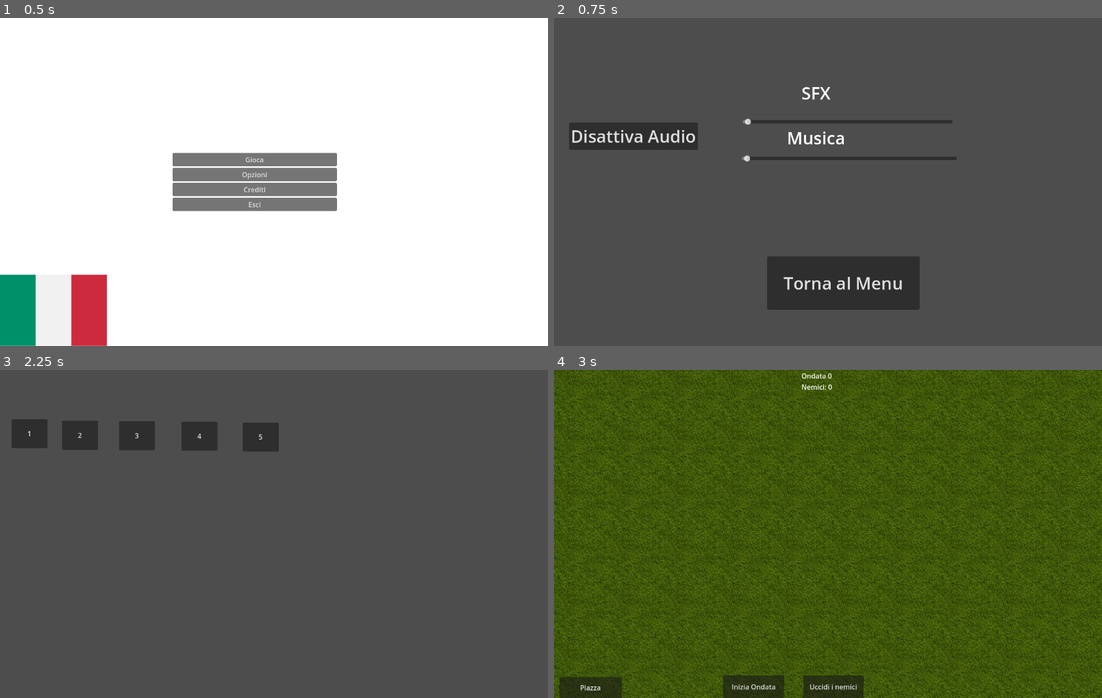
Above: before the commit, frames 1-4 (two rows, left to right).
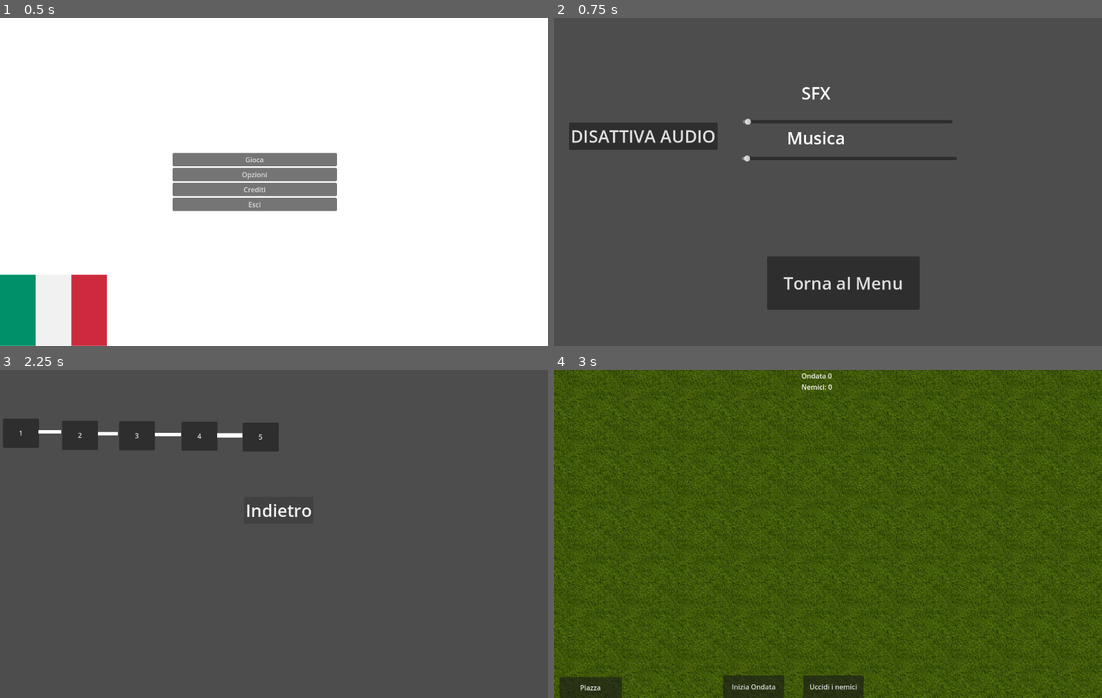
Above: after the commit, the same moments.

Repository: Gabbosenpai/Project-Hydra
Game: Godot game, scene res://Scenes/menu.tscn
Two runs of this game, one before a commit and one after it. Both use one fixed random seed, a clock stepped at 60 frames per second and the inputs below. Sound files missing from this copy of the repository are replaced by a short silence.
Inputs:
- Up to frame 1 (0.5 s): no input
- Up to frame 2 (0.75 s): click "Opzioni" at 0.5 s
- Up to frame 3 (2.25 s): click "Torna al Menu" at 1.25 s; click "Gioca" at 2 s
- Up to frame 4 (3 s): click "1" at 2.75 s

Frame 1 is identical in both runs. In frame 2, 0.8% of the frame differs, in the area x 5-30%, y 31-41%; in frame 3, 0.7%; in frame 4, nothing differs.

Commit message:
aggiunta musiche, modifica mappa, pulsanti indietro e fix bug muto

Diff:
--- a/Scenes/level_selection.tscn
+++ b/Scenes/level_selection.tscn
@@ -11,10 +11,10 @@
 
 [node name="Level1" type="Button" parent="."]
 layout_mode = 0
-offset_left = 27.0
-offset_top = 115.0
-offset_right = 111.0
-offset_bottom = 183.0
+offset_left = 7.0
+offset_top = 114.0
+offset_right = 91.0
+offset_bottom = 182.0
 text = "1"
 
 [node name="Level2" type="Button" parent="."]
@@ -49,4 +49,42 @@
 offset_bottom = 191.0
 text = "5"
 
+[node name="BackButton" type="Button" parent="."]
+layout_mode = 0
+offset_left = 570.0
+offset_top = 297.0
+offset_right = 640.0
+offset_bottom = 328.0
+theme_override_font_sizes/font_size = 40
+text = "Indietro"
+
+[node name="ColorRect" type="ColorRect" parent="."]
+layout_mode = 0
+offset_left = 507.0
+offset_top = 148.0
+offset_right = 566.0
+offset_bottom = 158.0
+
+[node name="ColorRect2" type="ColorRect" parent="."]
+offset_left = 362.0
+offset_top = 147.0
+offset_right = 423.0
+offset_bottom = 155.0
+
+[node name="ColorRect3" type="ColorRect" parent="."]
+offset_left = 229.0
+offset_top = 145.0
+offset_right = 275.0
+offset_bottom = 153.0
+
+[node name="ColorRect4" type="ColorRect" parent="."]
+offset_left = 90.0
+offset_top = 141.0
+offset_right = 143.0
+offset_bottom = 149.0
+
 [connection signal="pressed" from="Level1" to="." method="_on_level_1_pressed"]
+[connection signal="pressed" from="Level3" to="." method="_on_level_3_pressed"]
+[connection signal="pressed" from="Level4" to="." method="_on_level_4_pressed"]
+[connection signal="pressed" from="Level5" to="." method="_on_level_5_pressed"]
+[connection signal="pressed" from="BackButton" to="." method="_on_back_button_pressed"]
--- a/Scripts/AudioManager.gd
+++ b/Scripts/AudioManager.gd
@@ -1,4 +1,6 @@
 extends Node
+
+var initialized: bool = false
 
 # Volume attuale
 var music_volume: float = 0.01
@@ -13,17 +15,17 @@
 var sfx_player: AudioStreamPlayer = null
 
 func _ready():
+	if initialized:
+		return  # Evita di re-inizializzare se già fatto
+
+	initialized = true  # Segna come inizializzato
+
 	# CREA E CONFIGURA IL MUSIC PLAYER
 	music_player = AudioStreamPlayer.new()
 	music_player.name = "MusicPlayer"
 	music_player.bus = "Music"
+	music_player.connect("finished", Callable(self, "_on_music_finished"))
 	add_child(music_player)
-
-	# Carica e suona la musica di sottofondo
-	var music_stream = preload("res://Assets/Sound/OST/Quincas Moreira - Robot City ♫ NO COPYRIGHT 8-bit Music (MENU AUDIO).mp3")
-	music_player.stream = music_stream
-	music_player.volume_db = linear_to_db(music_volume)
-	music_player.play()
 
 	# CREA E CONFIGURA IL SFX PLAYER
 	sfx_player = AudioStreamPlayer.new()
@@ -32,50 +34,53 @@
 	add_child(sfx_player)
 	sfx_player.volume_db = linear_to_db(sfx_volume)
 
+	# Carica e suona la musica iniziale solo se non sta già suonando
+	var music_stream = preload("res://Assets/Sound/OST/Quincas Moreira - Robot City ♫ NO COPYRIGHT 8-bit Music (MENU AUDIO).mp3")
+	play_music(music_stream)
+# Loop manuale della musica
+func _on_music_finished():
+	music_player.play()
+
 # Cambia il volume della musica
 func set_music_volume(vol: float) -> void:
 	vol = clamp(vol, 0.0, 1.0)
-	music_volume = vol  # Sempre aggiorna il valore reale del volume
-
+	music_volume = vol
 	if is_music_muted:
-		# Se è mutato, non cambiare il volume del player
-		if music_player:
-			music_player.volume_db = linear_to_db(0.0)
+		music_player.volume_db = linear_to_db(0.0)
 	else:
-		# Altrimenti aggiorna normalmente
-		if music_player:
-			music_player.volume_db = linear_to_db(music_volume)
-
-
-
+		music_player.volume_db = linear_to_db(music_volume)
 
 # Cambia il volume degli effetti
 func set_sfx_volume(vol: float) -> void:
 	sfx_volume = clamp(vol, 0.0, 1.0)
-	if sfx_player:
-		sfx_player.volume_db = linear_to_db(sfx_volume)
+	sfx_player.volume_db = linear_to_db(sfx_volume)
 
 # Suona un effetto sonoro
 func play_sfx(sfx_stream: AudioStream) -> void:
-	if sfx_player:
-		sfx_player.stream = sfx_stream
-		sfx_player.play()
+	sfx_player.stream = sfx_stream
+	sfx_player.play()
 
 # Mute/unmute musica
 func toggle_music_mute() -> void:
 	is_music_muted = !is_music_muted
+	if is_music_muted:
+		music_player.volume_db = linear_to_db(0.0)
+	else:
+		music_player.volume_db = linear_to_db(music_volume)
 
-	if is_music_muted:
-		if music_player:
+# Cambia la musica
+func play_music(music_stream: AudioStream) -> void:
+	if music_player:
+		if music_player.stream == music_stream and music_player.playing:
+			return  # Sta già suonando questa traccia
+
+		music_player.stop()
+		music_player.stream = music_stream
+		music_player.seek(0)
+
+		if is_music_muted:
 			music_player.volume_db = linear_to_db(0.0)
-	else:
-		if music_player:
+		else:
 			music_player.volume_db = linear_to_db(music_volume)
 
-
-func play_music(music_stream: AudioStream) -> void:
-	if music_player:
-		music_player.stop()
-		music_player.stream = music_stream
-		music_player.volume_db = linear_to_db(music_volume)
 		music_player.play()
--- a/Scripts/Main Menu/level_selection.gd
+++ b/Scripts/Main Menu/level_selection.gd
@@ -5,5 +5,25 @@
 func _on_level_1_pressed() -> void:
 	var level_music = preload("res://Assets/Sound/OST/The Whole Other - 8-Bit Dreamscape NO COPYRIGHT 8-bit Music( PRIMA WAVE LEVEL).mp3")
 	AudioManager.play_music(level_music)
+	get_tree().change_scene_to_file("res://Scenes/Lvl1.tscn")
 
-	get_tree().change_scene_to_file("res://Scenes/Lvl1.tscn")
+#musica da scegliere
+#func _on_level_2_pressed() -> void:
+#	var level_music = preload("res://Assets/Sound/OST/.mp3")
+#	AudioManager.play_music(level_music)
+
+func _on_level_3_pressed() -> void:
+	var level_music = preload("res://Assets/Sound/OST/8-Bit Boss Battle： 4 - By EliteFerrex (ADVANCED WAVE LEVEL).mp3")
+	AudioManager.play_music(level_music)
+
+func _on_level_4_pressed() -> void:
+	var level_music = preload("res://Assets/Sound/OST/8Bit Boss Chiptune - Boss Theme - Sawsquarenoise · Free Copyright-Safe Music (WAVE OST).mp3")
+	AudioManager.play_music(level_music)
+
+func _on_level_5_pressed() -> void:
+	var level_music = preload("res://Assets/Sound/OST/8 Bit⧸16 Bit Music  - ＂This Is Our Only Chance!＂(FINAL LEVEL).mp3")
+	AudioManager.play_music(level_music)
+
+
+func _on_back_button_pressed() -> void:
+	get_tree().change_scene_to_file("res://Scenes/menu.tscn")
--- a/Scripts/Main Menu/menu.gd
+++ b/Scripts/Main Menu/menu.gd
@@ -3,6 +3,12 @@
 @onready var play_button = $VBoxContainer/PlayButton
 @onready var quit_button = $VBoxContainer/QuitButton
 @onready var credits_button = $VBoxContainer/CreditsButton
+
+func _ready():
+	var menu_music = preload("res://Assets/Sound/OST/Quincas Moreira - Robot City ♫ NO COPYRIGHT 8-bit Music (MENU AUDIO).mp3")
+	AudioManager.play_music(menu_music)
+
+
 
 #se clicco gioca ferma l'OST del menù
 func _on_play_button_pressed() -> void:
--- a/Scripts/Main Menu/opzioni.gd
+++ b/Scripts/Main Menu/opzioni.gd
@@ -11,9 +11,15 @@
 	music_slider.connect("value_changed", Callable(self, "_on_music_slider_changed"))
 	sfx_slider.connect("value_changed", Callable(self, "_on_sfx_slider_changed"))
 	back_button.connect("pressed", Callable(self, "_on_back_pressed"))
+	# 🔽 Sincronizza il testo del pulsante mute
+	if AudioManager.is_music_muted:
+		$MuteButton.text = "RIATTIVA AUDIO"
+	else:
+		$MuteButton.text = "DISATTIVA AUDIO"
 
 func _on_music_slider_changed(value):
 	AudioManager.set_music_volume(value / 100.0)
+
 
 func _on_sfx_slider_changed(value):
 	AudioManager.set_sfx_volume(value / 100.0)
--- a/Scripts/main.gd
+++ b/Scripts/main.gd
@@ -56,6 +56,10 @@
 # Modalità d’uso dell’utente: nessuna azione, piazzamento o rimozione pianta
 enum Mode { NONE, PLACE, REMOVE }
 var current_mode = Mode.NONE
+
+func _ready():
+	var level_music = preload("res://Assets/Sound/OST/The Whole Other - 8-Bit Dreamscape NO COPYRIGHT 8-bit Music( PRIMA WAVE LEVEL).mp3")
+	AudioManager.play_music(level_music)
 
 # --- FUNZIONE CHIAMATA OGNI FRAME ---
 func _process(_delta):
@@ -297,14 +301,23 @@
 
 func _on_retry_button_pressed() -> void:
 	get_tree().paused = false
+
+	# 🔴 Interrompi completamente la musica prima di cambiare scena
+	AudioManager.music_player.stop()
+	AudioManager.music_player.stream = null
+
 	get_tree().change_scene_to_file("res://Scenes/Lvl1.tscn")
+
+
+
+
 
 
 func _on_exit_button_pressed() -> void:
 	get_tree().paused = false
 	get_tree().change_scene_to_file("res://Scenes/menu.tscn")  # Torna al menu
-	AudioManager.set_music_volume(0.01)
-	AudioManager.music_player.play()
+
+
 
 func enemy_reached_base():
 	show_game_over()
Not shown, removed: Assets/Sound/OST/8 Bit-16 Bit Music -This Is Our Only Chance!(FINAL WAVE LEVEL).mp3.import
Not shown, added: Assets/Sound/OST/8 Bit⧸16 Bit Music - ＂This Is Our Only Chance!＂(FINAL LEVEL).mp3.import
Not shown, changed: Assets/Sound/OST/8-Bit Boss Battle： 4 - By EliteFerrex (ADVANCED WAVE LEVEL).mp3.import
Not shown, added: Assets/Sound/OST/8Bit Boss Chiptune - Boss Theme - Sawsquarenoise · Free Copyright-Safe Music (WAVE OST).mp3.import
Not shown, removed: Assets/Sound/OST/8 Bit-16 Bit Music -This Is Our Only Chance!(FINAL WAVE LEVEL).mp3
Not shown, added: Assets/Sound/OST/8 Bit⧸16 Bit Music - ＂This Is Our Only Chance!＂(FINAL LEVEL).mp3
Not shown, changed: Assets/Sound/OST/8-Bit Boss Battle： 4 - By EliteFerrex (ADVANCED WAVE LEVEL).mp3
Not shown, added: Assets/Sound/OST/8Bit Boss Chiptune - Boss Theme - Sawsquarenoise · Free Copyright-Safe Music (WAVE OST).mp3
